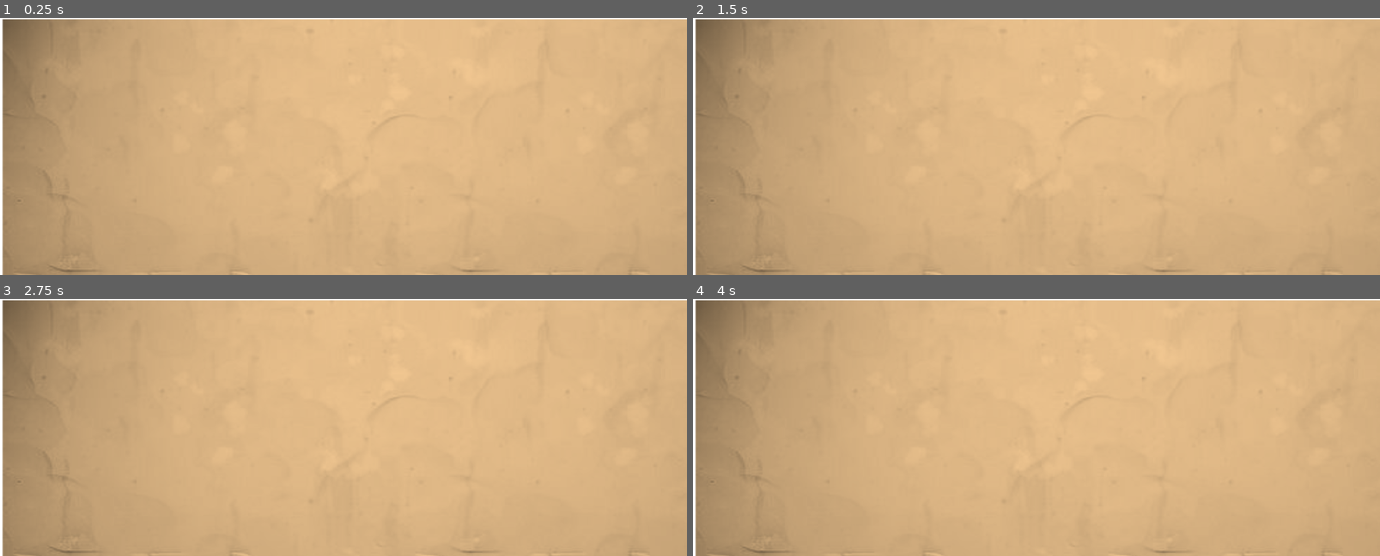
Above: before the commit, frames 1-4 (two rows, left to right).
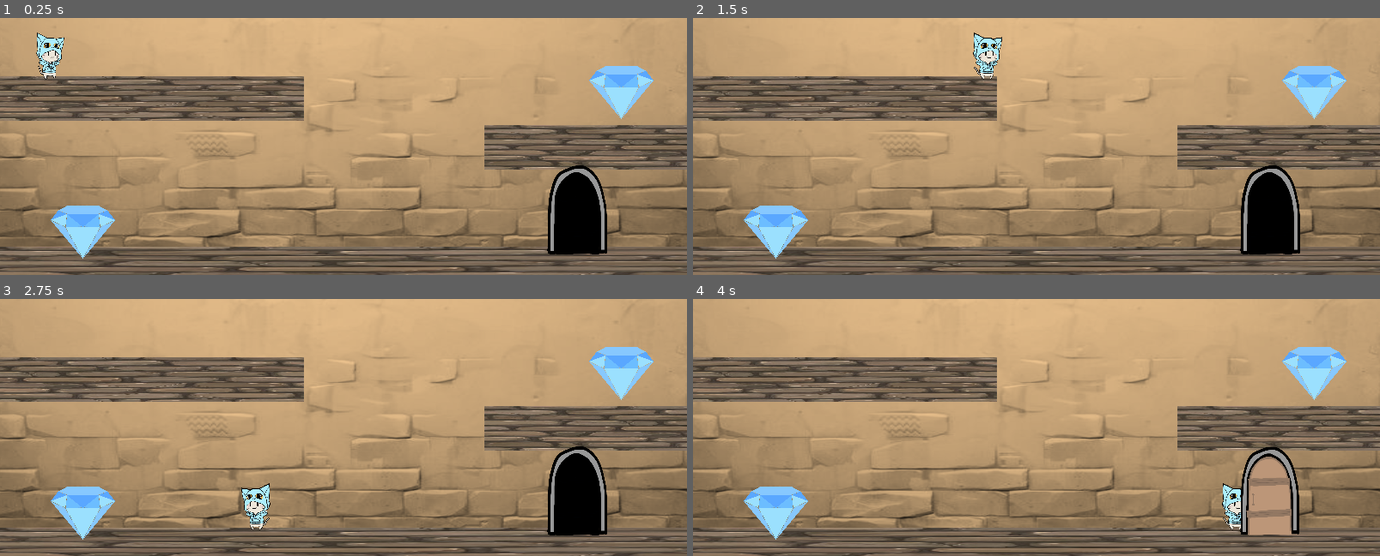
Above: after the commit, the same moments.

Repository: Lucca45/shadowforge
Game: Godot game, scene res://huh.tscn
Two runs of this game, one before a commit and one after it. Both use one fixed random seed, a clock stepped at 60 frames per second and the inputs below. Before the commit the project starts from res://node_2d.tscn.
Inputs:
- Up to frame 1 (0.25 s): no input
- Up to frame 2 (1.5 s): tap Enter (ui_accept) at 0.5, 0.77 s; hold Right (ui_right) from 0.53 s (still down)
- Up to frame 3 (2.75 s): tap Enter (ui_accept) at 1.52 s; release Right (ui_right) at 2.03 s; hold Left (ui_left) from 2.03 s (still down)
- Up to frame 4 (4 s): release Left (ui_left) at 2.78 s; hold Right (ui_right) from 2.78 s (still down); tap Enter (ui_accept) at 3.02, 3.77 s

The runs differ from the first frame. In frame 1, 72% of the frame differs, in the area x 0-100%, y 0-100%; in frame 2, 72%; in frame 3, 72%; in frame 4, 71%.

Commit message:
level 1+ gems
werk bijna helemaal, alleen nog de deur en player sprites fixen en het daadwerkelijk naar een volgende level toe gaan

Diff:
--- a/main game/character_body_2d.gd
+++ b/main game/character_body_2d.gd
@@ -3,8 +3,10 @@
 
 const SPEED = 300.0
 const JUMP_VELOCITY = -400.0
-@onready var anim_sprite = $CollisionShape2D/AnimatedSprite2D
-@onready var static_sprite = $CollisionShape2D/Sprite2D
+@onready var anim_sprite = $AnimatedSprite2D
+@onready var static_sprite = $Sprite2D
+var gems_collected = 0
+var total_gems = 2
 
 func _physics_process(delta: float) -> void:
 	# Add the gravity.
@@ -29,5 +31,8 @@
 		anim_sprite.visible = false
 		static_sprite.visible = true
 
+	move_and_slide()
 
-	move_and_slide()
+func collect_gem():
+	gems_collected += 1
+	print("Gems collected: ", gems_collected)
--- /dev/null
+++ b/main game/deur.gd
@@ -0,0 +1,23 @@
+extends Area2D
+
+@onready var open_sprite = $Sprite2D2
+@onready var locked_sprite = $Dicht
+
+func _ready():
+	body_entered.connect(_on_body_entered)
+
+func _on_body_entered(body: Node) -> void:
+	if body.is_in_group("player"):
+		if body.gems_collected >= body.total_gems:
+			locked_sprite.visible = false
+			open_sprite.visible = true
+			print("Door unlocked!")
+			# Use deferred call to safely change the scene
+			call_deferred("change_scene")
+		else:
+			locked_sprite.visible = true
+			open_sprite.visible = false
+			print("Door locked. Collect more gems!")
+
+func change_scene():
+	get_tree().change_scene_to_file("res://walking.tscn")
--- /dev/null
+++ b/main game/gem_1.gd
@@ -0,0 +1,11 @@
+extends Area2D
+
+func _ready():
+	body_entered.connect(_on_body_entered)
+
+func _on_body_entered(body: Node) -> void:
+	print("Gem touched by:", body)  # Debug line
+	if body.is_in_group("player"):
+		print("Player collected the gem!")  # Debug line
+		body.collect_gem()
+		queue_free()
--- /dev/null
+++ b/main game/gem_2.gd
@@ -0,0 +1,11 @@
+extends Area2D
+
+func _ready():
+	body_entered.connect(_on_body_entered)
+
+func _on_body_entered(body: Node) -> void:
+	print("Gem touched by:", body)  # Debug line
+	if body.is_in_group("player"):
+		print("Player collected the gem!")  # Debug line
+		body.collect_gem()
+		queue_free()
--- a/main game/huh.tscn
+++ b/main game/huh.tscn
@@ -6,13 +6,15 @@
 [ext_resource type="Texture2D" uid="uid://bio1nsovh1uu2" path="res://lopend1.png" id="4_j7akc"]
 [ext_resource type="Texture2D" uid="uid://bo0bpg2u2ffs8" path="res://lopend2.png" id="5_anbts"]
 [ext_resource type="Texture2D" uid="uid://bja2vb8p43yfi" path="res://normaal1.png" id="6_wcr7i"]
+[ext_resource type="Script" uid="uid://dbjmunxwa5vlh" path="res://gem_1.gd" id="7_q1iaj"]
+[ext_resource type="Texture2D" uid="uid://dsrkkdxyak0hq" path="res://gemb.png" id="8_sjl0t"]
+[ext_resource type="Script" uid="uid://dqc6msrwkxfmg" path="res://gem_2.gd" id="9_g28xo"]
+[ext_resource type="Script" uid="uid://eg4kofbi8u73" path="res://deur.gd" id="10_f4607"]
+[ext_resource type="Texture2D" uid="uid://dmj0vj8phatl4" path="res://deur_dicht.png" id="11_oukxo"]
+[ext_resource type="Texture2D" uid="uid://drg1f1fkukpmo" path="res://deur_open.png" id="12_44ukc"]
 
 [sub_resource type="RectangleShape2D" id="RectangleShape2D_anbts"]
-size = Vector2(466.5, 46)
-
-[sub_resource type="CapsuleShape2D" id="CapsuleShape2D_wcr7i"]
-radius = 14.0
-height = 52.0
+size = Vector2(472.02942, 46)
 
 [sub_resource type="SpriteFrames" id="SpriteFrames_n4qcn"]
 animations = [{
@@ -27,6 +29,24 @@
 "name": &"default",
 "speed": 5.0
 }]
+
+[sub_resource type="CapsuleShape2D" id="CapsuleShape2D_wcr7i"]
+radius = 14.0
+height = 52.0
+
+[sub_resource type="CircleShape2D" id="CircleShape2D_frpy7"]
+radius = 28.0
+
+[sub_resource type="RectangleShape2D" id="RectangleShape2D_wbdbk"]
+size = Vector2(68, 92)
+
+[sub_resource type="SegmentShape2D" id="SegmentShape2D_q1iaj"]
+a = Vector2(5, -259)
+b = Vector2(-1, 81)
+
+[sub_resource type="SegmentShape2D" id="SegmentShape2D_sjl0t"]
+a = Vector2(-8, -220)
+b = Vector2(-4, 63)
 
 [node name="Node2D" type="Node2D"]
 
@@ -55,11 +75,11 @@
 texture = ExtResource("2_wlepe")
 
 [node name="vloer" type="StaticBody2D" parent="."]
-position = Vector2(257, 212)
+position = Vector2(263, 198)
 scale = Vector2(2.191276, 1)
 
 [node name="CollisionShape2D" type="CollisionShape2D" parent="vloer"]
-position = Vector2(111, 94)
+position = Vector2(108.23529, 94)
 shape = SubResource("RectangleShape2D_anbts")
 
 [node name="Sprite2D" type="Sprite2D" parent="vloer/CollisionShape2D"]
@@ -67,21 +87,81 @@
 scale = Vector2(0.9982039, 0.1)
 texture = ExtResource("2_wlepe")
 
-[node name="speler" type="CharacterBody2D" parent="."]
+[node name="speler" type="CharacterBody2D" parent="." groups=["player"]]
 script = ExtResource("3_lfatg")
+
+[node name="AnimatedSprite2D" type="AnimatedSprite2D" parent="speler"]
+visible = false
+position = Vector2(58.000004, 40.499996)
+scale = Vector2(0.13899612, 0.16239315)
+sprite_frames = SubResource("SpriteFrames_n4qcn")
+frame_progress = 0.780494
+
+[node name="Sprite2D" type="Sprite2D" parent="speler"]
+position = Vector2(58.000004, 42.000004)
+scale = Vector2(0.13380283, 0.16246496)
+texture = ExtResource("6_wcr7i")
 
 [node name="CollisionShape2D" type="CollisionShape2D" parent="speler"]
 position = Vector2(59, 41)
 shape = SubResource("CapsuleShape2D_wcr7i")
 
-[node name="AnimatedSprite2D" type="AnimatedSprite2D" parent="speler/CollisionShape2D"]
-visible = false
-position = Vector2(-0.9999974, -0.50000215)
-scale = Vector2(0.13899612, 0.16239315)
-sprite_frames = SubResource("SpriteFrames_n4qcn")
-frame_progress = 0.780494
+[node name="Gem1" type="Area2D" parent="."]
+position = Vector2(96, 246)
+collision_layer = 2
+script = ExtResource("7_q1iaj")
 
-[node name="Sprite2D" type="Sprite2D" parent="speler/CollisionShape2D"]
-position = Vector2(-0.99999714, 1.0000035)
-scale = Vector2(0.13380283, 0.16246496)
-texture = ExtResource("6_wcr7i")
+[node name="Sprite2D" type="Sprite2D" parent="Gem1"]
+position = Vector2(1, 9)
+scale = Vector2(0.049072273, 0.049804684)
+texture = ExtResource("8_sjl0t")
+
+[node name="CollisionShape2D" type="CollisionShape2D" parent="Gem1"]
+shape = SubResource("CircleShape2D_frpy7")
+
+[node name="Gem2" type="Area2D" parent="."]
+position = Vector2(723, 83)
+collision_layer = 2
+script = ExtResource("9_g28xo")
+
+[node name="Sprite2D" type="Sprite2D" parent="Gem2"]
+position = Vector2(1, 9)
+scale = Vector2(0.049072273, 0.049804684)
+texture = ExtResource("8_sjl0t")
+
+[node name="CollisionShape2D" type="CollisionShape2D" parent="Gem2"]
+shape = SubResource("CircleShape2D_frpy7")
+
+[node name="Deur" type="Area2D" parent="."]
+position = Vector2(670, 216)
+script = ExtResource("10_f4607")
+metadata/_edit_group_ = true
+
+[node name="Dicht" type="Sprite2D" parent="Deur"]
+position = Vector2(21.999979, 86.56249)
+scale = Vector2(0.12939452, 0.18511963)
+texture = ExtResource("11_oukxo")
+
+[node name="Sprite2D2" type="Sprite2D" parent="Deur"]
+position = Vector2(23, 87)
+scale = Vector2(0.12963869, 0.18640137)
+texture = ExtResource("12_44ukc")
+
+[node name="CollisionShape2D" type="CollisionShape2D" parent="Deur"]
+position = Vector2(1, 9)
+shape = SubResource("RectangleShape2D_wbdbk")
+
+[node name="BoundryL" type="StaticBody2D" parent="."]
+metadata/_edit_group_ = true
+
+[node name="CollisionShape2D" type="CollisionShape2D" parent="BoundryL"]
+position = Vector2(-11, 210)
+shape = SubResource("SegmentShape2D_q1iaj")
+
+[node name="BoundryR" type="StaticBody2D" parent="."]
+position = Vector2(823, 9)
+metadata/_edit_group_ = true
+
+[node name="CollisionShape2D" type="CollisionShape2D" parent="BoundryR"]
+position = Vector2(-11, 210)
+shape = SubResource("SegmentShape2D_sjl0t")
--- a/main game/project.godot
+++ b/main game/project.godot
@@ -11,8 +11,8 @@
 [application]
 
 config/name="main game"
-run/main_scene="uid://c7euw736g3q5w"
-config/features=PackedStringArray("4.4", "Forward Plus")
+run/main_scene="uid://c333hhte4qe5h"
+config/features=PackedStringArray("4.5", "Forward Plus")
 config/icon="res://icon.svg"
 
 [display]
Not shown, added: main game/deur.gd.uid
Binary file added: main game/deur_dicht.png
Not shown, added: main game/deur_dicht.png.import
Binary file added: main game/deur_open.png
Not shown, added: main game/deur_open.png.import
Not shown, added: main game/gem_1.gd.uid
Not shown, added: main game/gem_2.gd.uid
Binary file added: main game/gemb.png
Not shown, added: main game/gemb.png.import
Not shown: 1 places in main game/huh.tscn that only renumber resources
